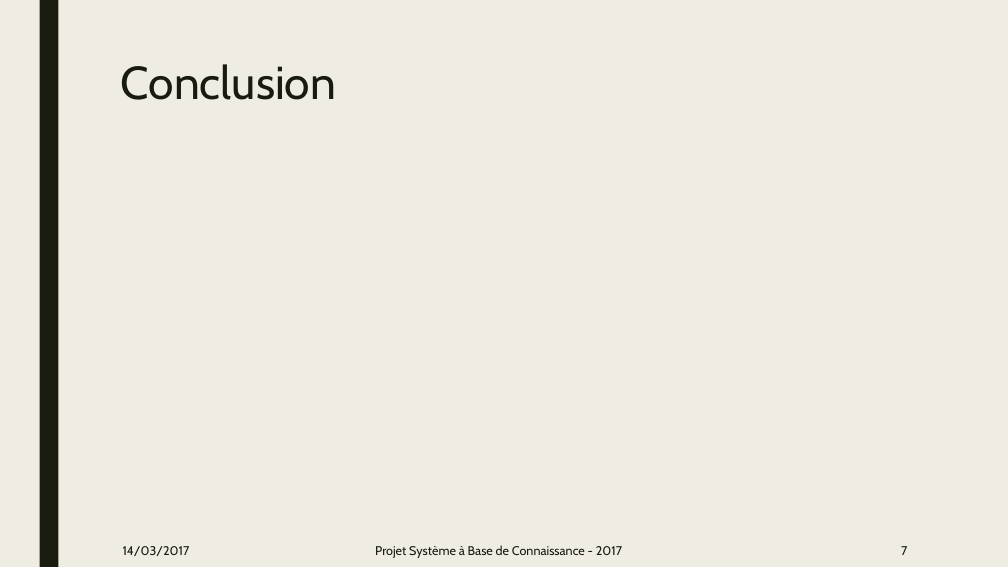
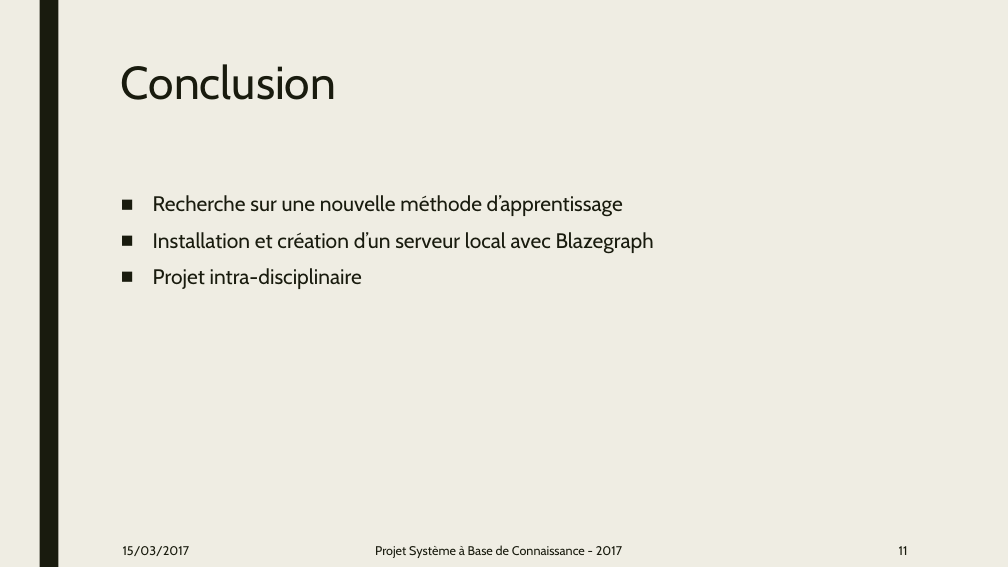
Before and after one commit to GuillaumeHaben/sbc-rbm, a slide deck: slide 10 of Projet_SBC.pptx (slide 6 before the commit). Drawn at 1008x567 pixels with LibreOffice and Linux fonts; fonts in the diff are those of the drawing. Boxes give left, top, right and bottom in pixels: in the first picture for what was removed or moved away, otherwise in the second. Text is boxed around its words. In the diff, an @@ line names an element or a change of style, - is before the commit and + after.

```diff
--- a/Projet_SBC.pptx
+++ b/Projet_SBC.pptx
@@ text added at (153,195,654,289), 20 pt, text #191B0E @@
+■ Recherche sur une nouvelle méthode d’apprentissage
+■ Installation et création d’un serveur local avec Blazegraph
+■ Projet intra-disciplinaire
@@ text at (123,546,190,556): text changed @@
-14/03/2017
+15/03/2017
@@ page number at (899,546,908,555): text changed @@
-7
+11
```
Also in this commit, not shown: 7 other slides changed, 4 slides added, 1 other file.
